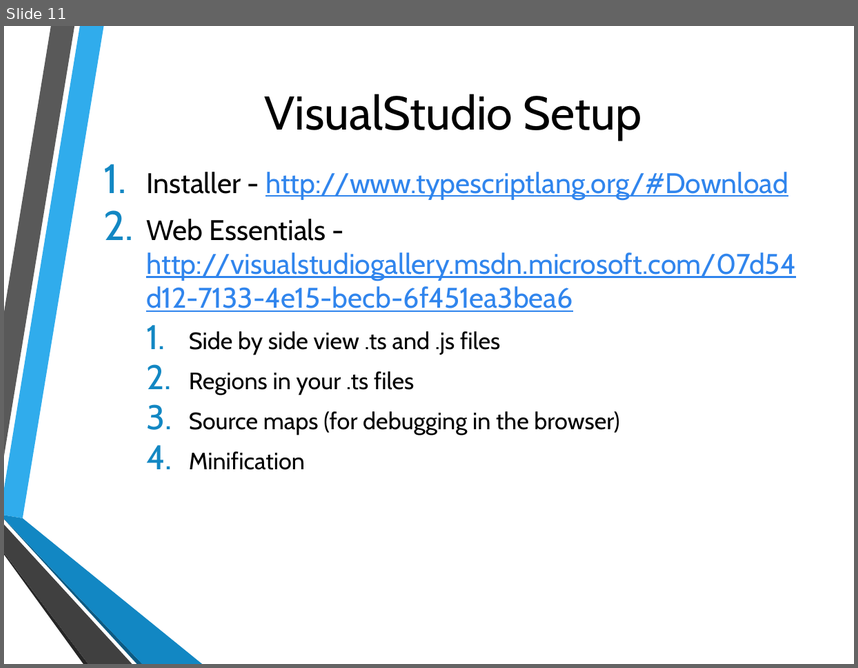
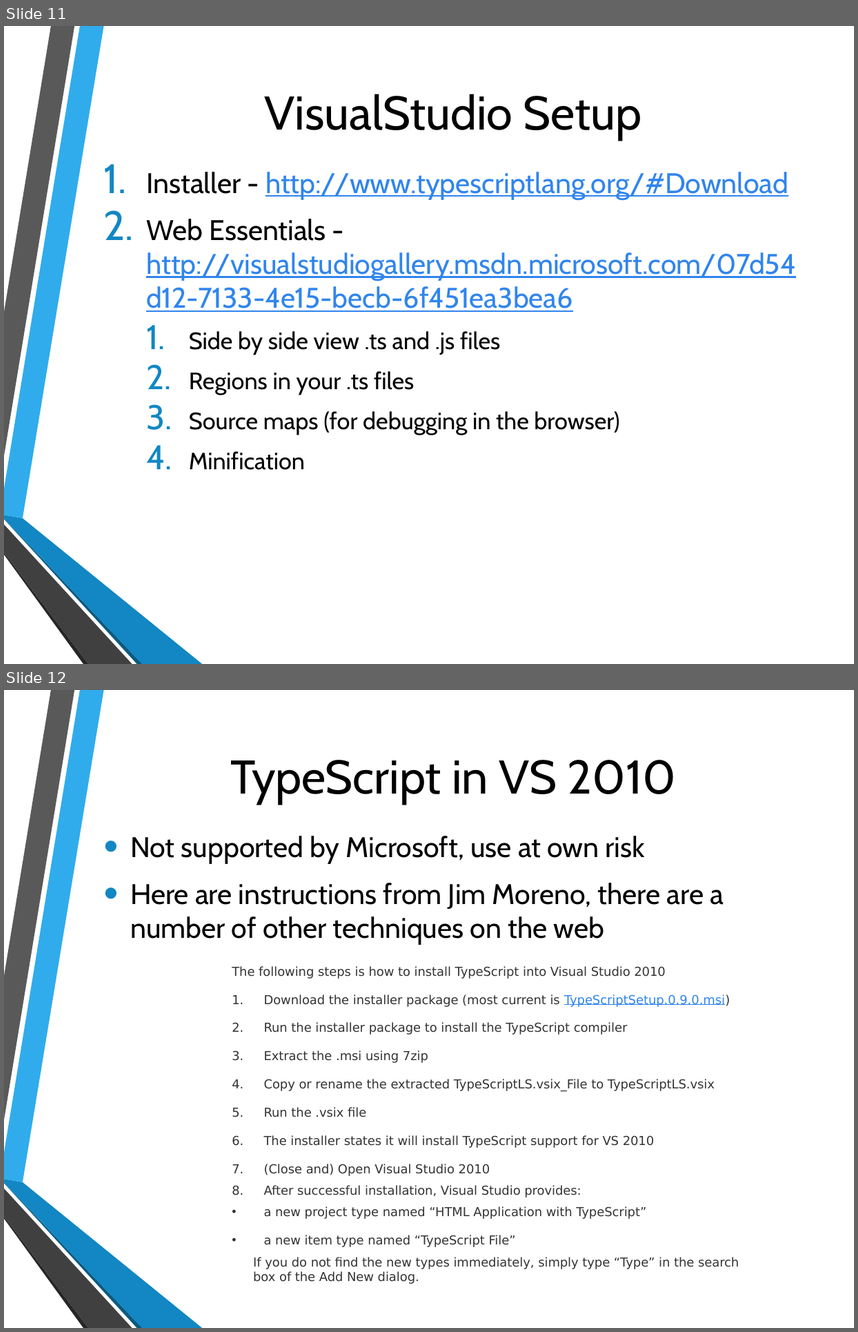
Before and after one commit to shawnweisfeld/20130625_TypeScript, a slide deck: 20130625_TypeScript.pptx. Shown one above the other, each under a label of ours: slide 11 before the commit, slides 11 and 12 after it. The pictures are 858x668 and 858x1332 pixels, drawn with LibreOffice and Linux fonts; fonts in the diff are those of the drawing; background and template pictures are left out. Boxes give left, top, right and bottom in pixels: in the first picture for what was removed or moved away, otherwise in the second. Text is boxed around its words. In the diff, an @@ line names an element or a change of style, - is before the commit and + after.

Commit message:
fix bug in jquery demo, added vs 2010 install instructions

```diff
--- a/20130625_TypeScript.pptx
+++ b/20130625_TypeScript.pptx
@@ slide 12 added at (4, 690, 854, 1328), background picture (left out); not listed: 6 template elements that a slide beside it also shows @@
@@ title added at (230, 760, 677, 805), 40 pt, text #000000 @@
+TypeScript in VS 2010
@@ text added at (130, 836, 724, 945), 24 pt, text #000000 @@
+• Not supported by Microsoft, use at own risk
+• Here are instructions from Jim Moreno, there are a number of other techniques on the web
@@ text added at (232, 966, 739, 1283), 10.5 pt, text #333333 @@
+The following steps is how to install TypeScript into Visual Studio 2010
+1. Download the installer package (most current is TypeScriptSetup.0.9.0.msi)
+2. Run the installer package to install the TypeScript compiler
+3. Extract the .msi using 7zip
+4. Copy or rename the extracted TypeScriptLS.vsix_File to TypeScriptLS.vsix
+5. Run the .vsix file
+6. The installer states it will install TypeScript support for VS 2010
+7. (Close and) Open Visual Studio 2010
+8. After successful installation, Visual Studio provides:
+• a new project type named “HTML Application with TypeScript”
+• a new item type named “TypeScript File”
+If you do not find the new types immediately, simply type “Type” in the search box of the Add New dialog.
```
Also in this commit, not shown: 5 other files.
